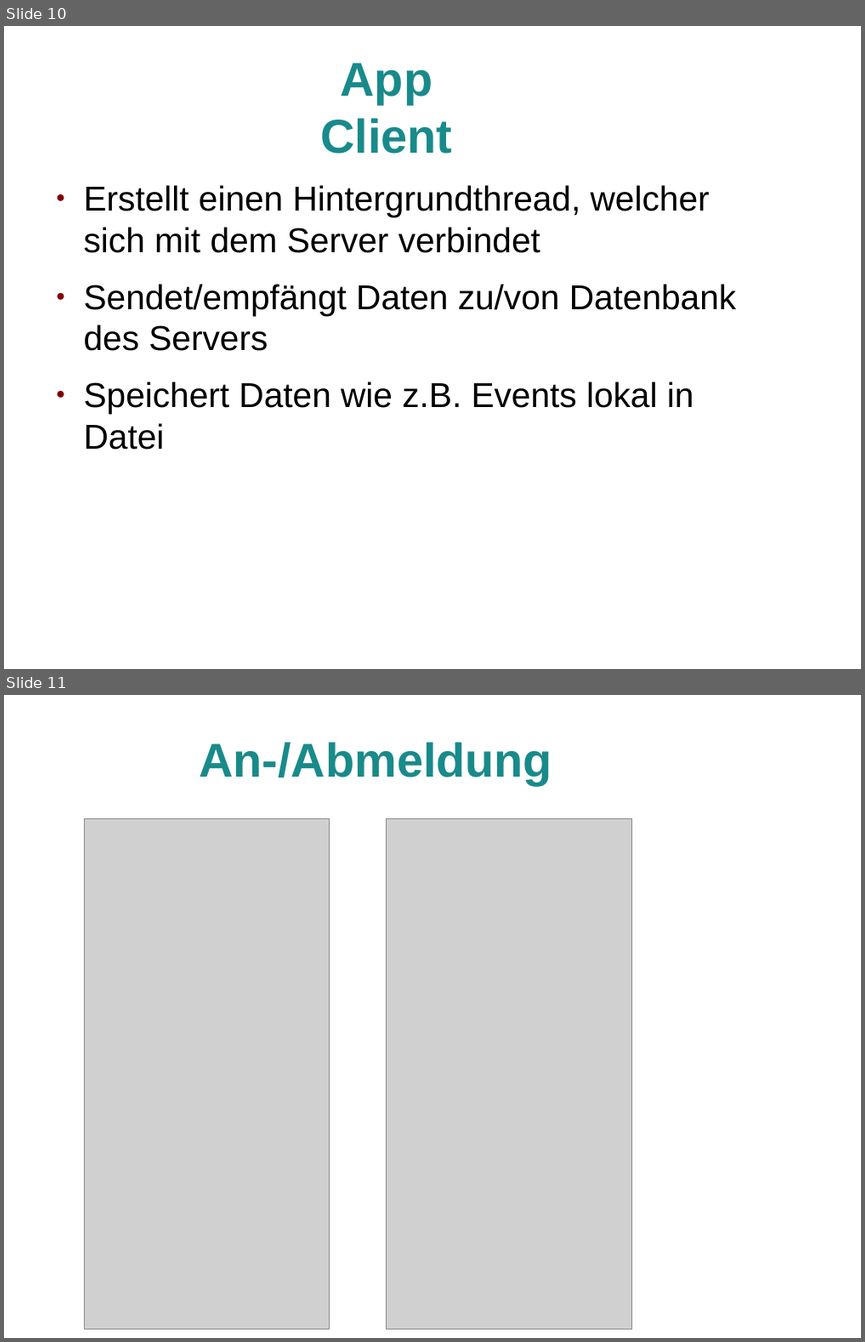
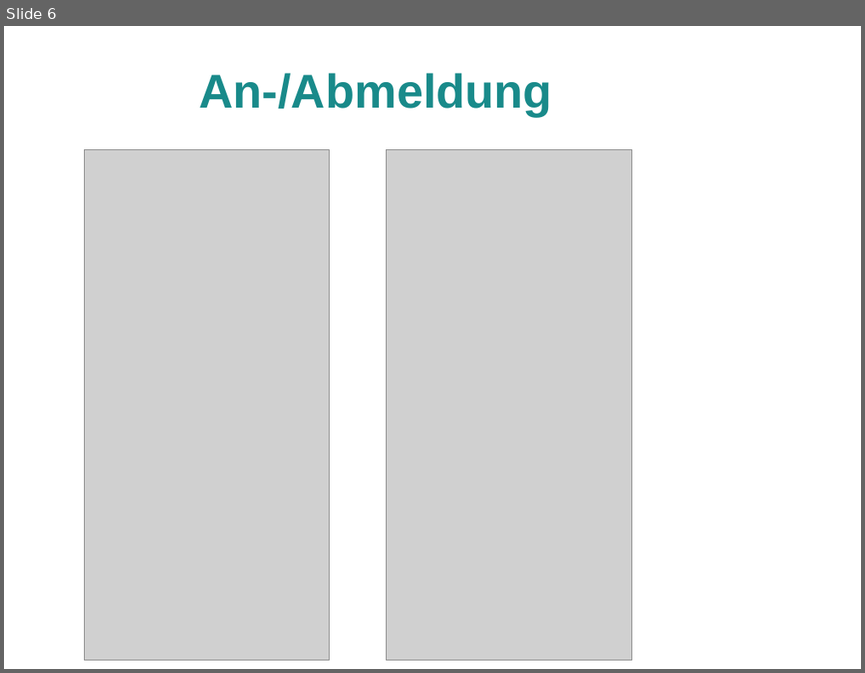
Before and after one commit to Marcel2603/hg17b, a slide deck: Dokumente/PräsentationAbschlussveranstaltung/PraesiAbschlusseranstaltung.odp. Shown one above the other, each under a label of ours: slides 10 and 11 before the commit, slide 6 after it. The pictures are 865x1342 and 865x673 pixels, drawn with LibreOffice and Linux fonts; fonts in the diff are those of the drawing; grey boxes stand for pictures; background and template pictures are left out. Boxes give left, top, right and bottom in pixels: in the first picture for what was removed or moved away, otherwise in the second. Text is boxed around its words. In the diff, an @@ line names an element or a change of style, - is before the commit and + after.

```diff
--- a/Dokumente/PräsentationAbschlussveranstaltung/PraesiAbschlusseranstaltung.odp
+++ b/Dokumente/PräsentationAbschlussveranstaltung/PraesiAbschlusseranstaltung.odp
@@ slide 10 removed at <box>4,26,861,669</box>, background picture (left out) @@
@@ title removed at <box>320,63,452,154</box> @@
-App
-Client
@@ text removed at <box>84,185,736,449</box> @@
-● Erstellt einen Hintergrundthread, welcher sich mit dem Server verbindet
-● Sendet/empfängt Daten zu/von Datenbank des Servers
-● Speichert Daten wie z.B. Events lokal in Datei
@@ what was slide 11 is now slide 6 @@
```
Also in this commit, not shown: 1 slide added, 4 other slides removed.
